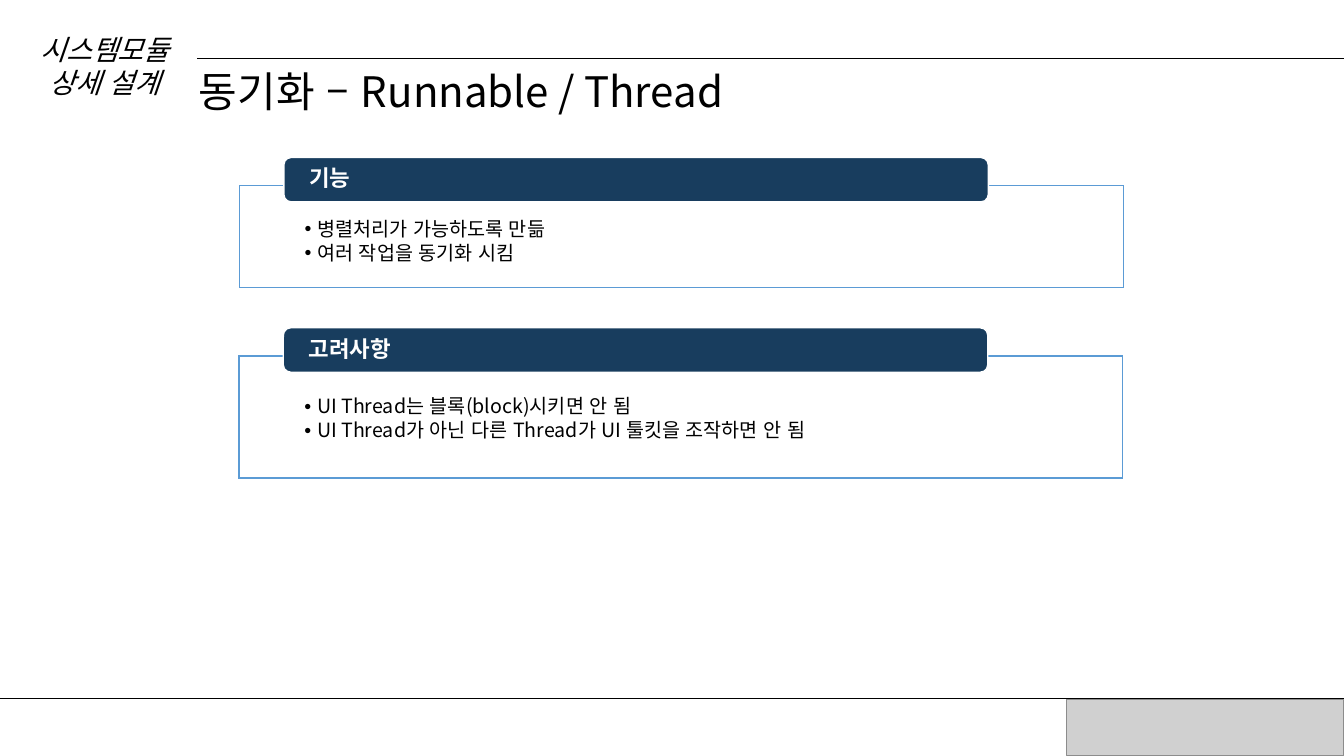
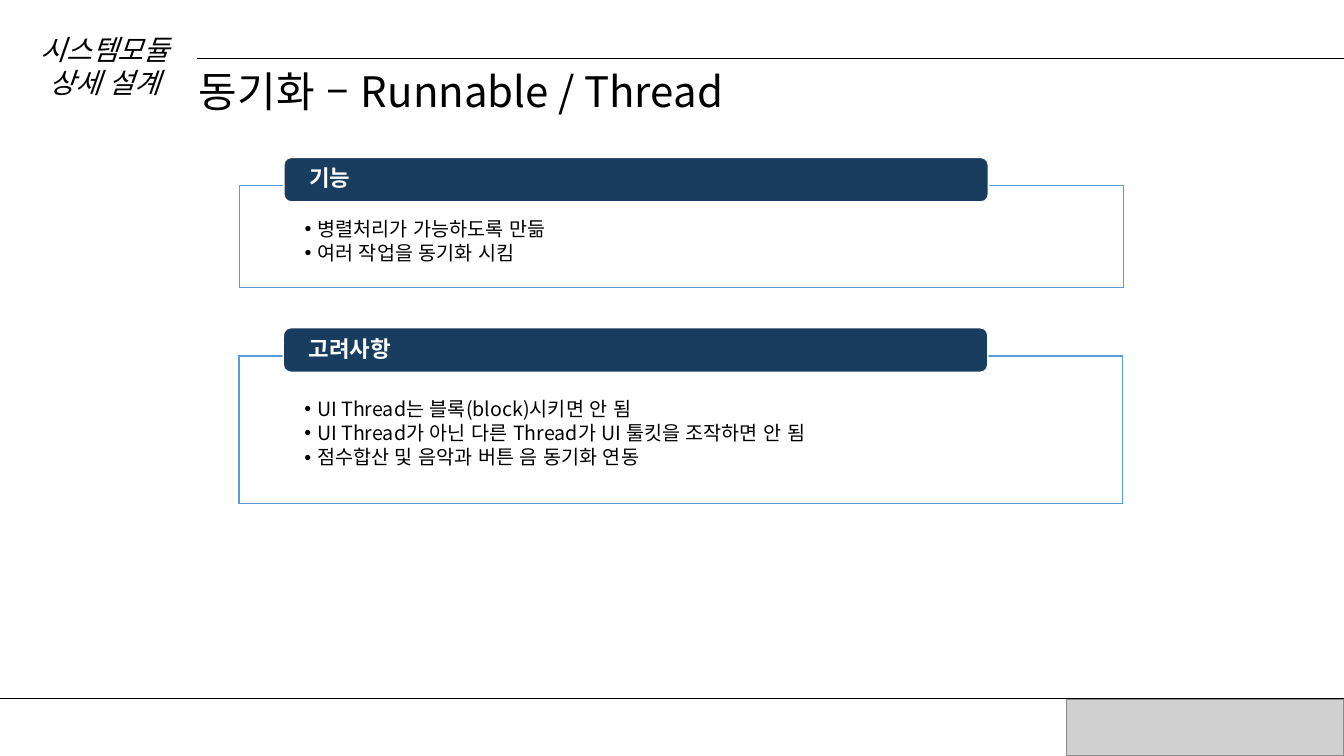
Before and after one commit to MaHyunMin/Capstone, a slide deck: slide 21 of 설계서4-9(마현민, 김무중).pptx (slide 16 before the commit). Drawn at 1344x756 pixels with LibreOffice and Linux fonts; fonts in the diff are those of the drawing; grey boxes stand for pictures. Boxes give left, top, right and bottom in pixels: in the first picture for what was removed or moved away, otherwise in the second. Text is boxed around its words. In the diff, an @@ line names an element or a change of style, - is before the commit and + after.

```diff
--- a/설계서4-9(마현민, 김무중).pptx
+++ b/설계서4-9(마현민, 김무중).pptx
@@ rectangle: place and size @@
-rectangle at (239,356,1123,478)
+rectangle at (239,356,1123,503)
@@ text at (317,447,639,466): paragraph added @@
+  •• 점수합산 및 음악과 버튼 음 동기화 연동
```
Also in this commit, not shown: 7 other slides changed, 4 slides added, 2 slides removed, 2 other files.
